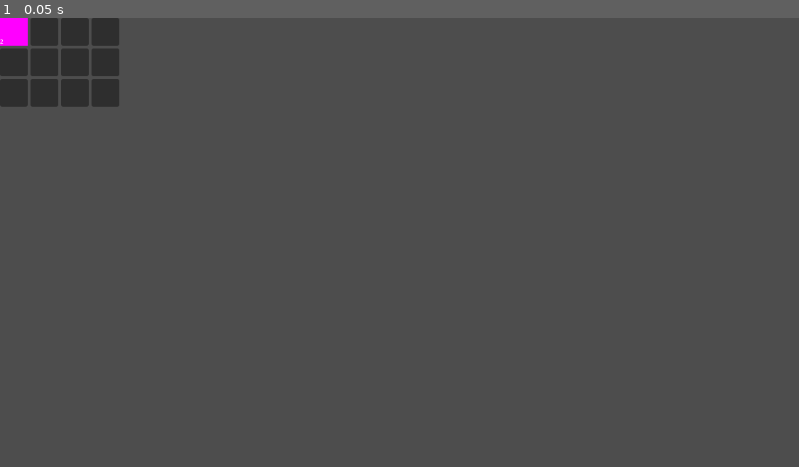
Above: before the commit, frame 1.
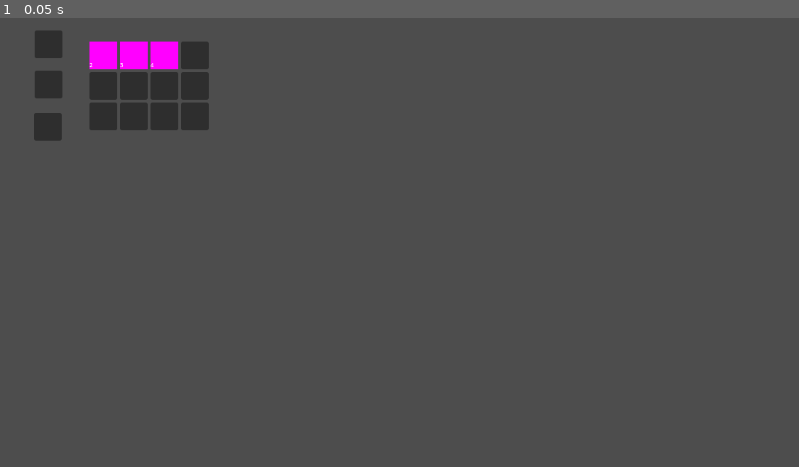
Above: after the commit, the same moment.

Repository: twiederk/ItemSystemAndInventory
Game: Godot game, scene res://test_scene.tscn
Two runs of this game, one before a commit and one after it. Both use one fixed random seed, a clock stepped at 60 frames per second and the inputs below.
Inputs:
- Up to frame 1 (0.05 s): no input

The runs differ from the first frame. In frame 1, 4.4% of the frame differs, in the area x 0-27%, y 0-28%.

Commit message:
Added PassiveSlot

Diff:
--- /dev/null
+++ b/passive_slot.gd
@@ -0,0 +1,6 @@
+class_name PassiveSlot
+extends Slot
+
+
+func _can_drop_data(at_position, data):
+	return data is TextureRect and data.slot_type == slot_type
--- /dev/null
+++ b/passive_slot.tscn
@@ -0,0 +1,7 @@
+[gd_scene load_steps=3 format=3 uid="uid://3o5vas75u07g"]
+
+[ext_resource type="PackedScene" uid="uid://dsqbijpge5day" path="res://slot.tscn" id="1_wwra3"]
+[ext_resource type="Script" path="res://passive_slot.gd" id="2_5mdfl"]
+
+[node name="PassiveSlot" instance=ExtResource("1_wwra3")]
+script = ExtResource("2_5mdfl")
--- a/slot.gd
+++ b/slot.gd
@@ -1,6 +1,9 @@
+class_name Slot
 extends PanelContainer
 
 @onready var texture_rect = $TextureRect
+
+@export_enum("NONE:0", "HEAD:1", "BODY:2", "LEG:3", "ACTIVE:4") var slot_type: int
 
 
 func _get_drag_data(at_position):
--- a/test_scene.tscn
+++ b/test_scene.tscn
@@ -1,10 +1,16 @@
-[gd_scene load_steps=3 format=3 uid="uid://mjo6yj8aeq3n"]
+[gd_scene load_steps=6 format=3 uid="uid://mjo6yj8aeq3n"]
 
 [ext_resource type="PackedScene" uid="uid://dsqbijpge5day" path="res://slot.tscn" id="1_62tsn"]
+[ext_resource type="PackedScene" uid="uid://3o5vas75u07g" path="res://passive_slot.tscn" id="2_nehys"]
 
-[sub_resource type="PlaceholderTexture2D" id="PlaceholderTexture2D_74oxr"]
+[sub_resource type="PlaceholderTexture2D" id="PlaceholderTexture2D_tdhx2"]
+
+[sub_resource type="PlaceholderTexture2D" id="PlaceholderTexture2D_w3fbf"]
+
+[sub_resource type="PlaceholderTexture2D" id="PlaceholderTexture2D_bp6ed"]
 
 [node name="TestScene" type="Node2D"]
+position = Vector2(129, 34)
 
 [node name="UI" type="Control" parent="."]
 layout_mode = 3
@@ -18,18 +24,29 @@
 offset_bottom = 40.0
 columns = 4
 
-[node name="slot" parent="UI/Inventory" instance=ExtResource("1_62tsn")]
+[node name="slot1" parent="UI/Inventory" instance=ExtResource("1_62tsn")]
 layout_mode = 2
 
-[node name="TextureRect" parent="UI/Inventory/slot" index="0"]
-texture = SubResource("PlaceholderTexture2D_74oxr")
+[node name="TextureRect" parent="UI/Inventory/slot1" index="0"]
+texture = SubResource("PlaceholderTexture2D_tdhx2")
+slot_type = 1
 ATK = 2
 
 [node name="slot2" parent="UI/Inventory" instance=ExtResource("1_62tsn")]
 layout_mode = 2
 
+[node name="TextureRect" parent="UI/Inventory/slot2" index="0"]
+texture = SubResource("PlaceholderTexture2D_w3fbf")
+slot_type = 2
+ATK = 3
+
 [node name="slot3" parent="UI/Inventory" instance=ExtResource("1_62tsn")]
 layout_mode = 2
+
+[node name="TextureRect" parent="UI/Inventory/slot3" index="0"]
+texture = SubResource("PlaceholderTexture2D_bp6ed")
+slot_type = 3
+ATK = 4
 
 [node name="slot4" parent="UI/Inventory" instance=ExtResource("1_62tsn")]
 layout_mode = 2
@@ -58,4 +75,35 @@
 [node name="slot12" parent="UI/Inventory" instance=ExtResource("1_62tsn")]
 layout_mode = 2
 
-[editable path="UI/Inventory/slot"]
+[node name="Character" type="Control" parent="UI"]
+anchors_preset = 0
+offset_right = 40.0
+offset_bottom = 40.0
+
+[node name="PassiveSlot" parent="UI/Character" instance=ExtResource("2_nehys")]
+layout_mode = 0
+offset_left = -79.0
+offset_top = -16.0
+offset_right = -39.0
+offset_bottom = 24.0
+slot_type = 1
+
+[node name="PassiveSlot2" parent="UI/Character" instance=ExtResource("2_nehys")]
+layout_mode = 0
+offset_left = -79.0
+offset_top = 42.0
+offset_right = -39.0
+offset_bottom = 82.0
+slot_type = 2
+
+[node name="PassiveSlot3" parent="UI/Character" instance=ExtResource("2_nehys")]
+layout_mode = 0
+offset_left = -80.0
+offset_top = 103.0
+offset_right = -40.0
+offset_bottom = 143.0
+slot_type = 3
+
+[editable path="UI/Inventory/slot1"]
+[editable path="UI/Inventory/slot2"]
+[editable path="UI/Inventory/slot3"]
